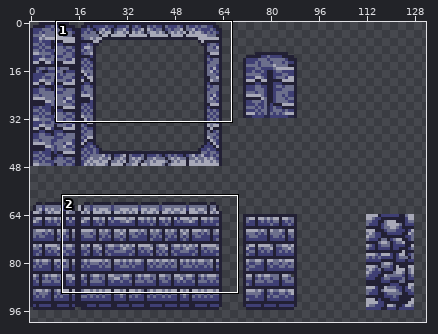
One commit to this sprite sheet: DetentionProject/Assets/Resources/Sprites/Tilesets/TS_dungeon.png. The picture above shows the old version from afar; the outline marks the close-up.
Close-up. First the earlier version:
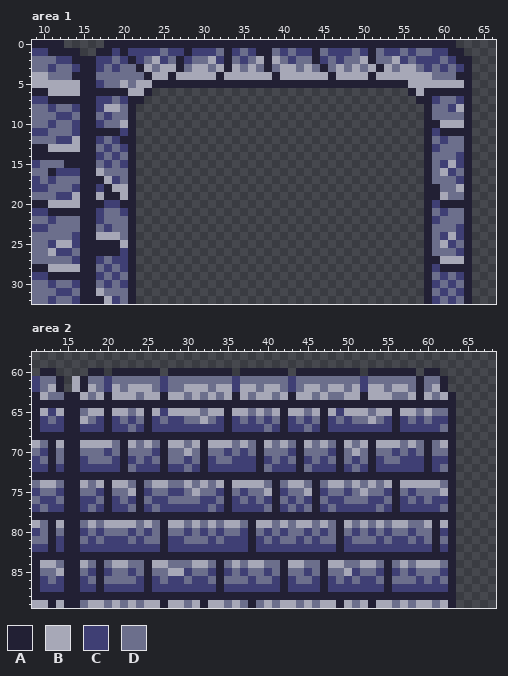
The file is 192x192 pixels. Shown: area 1: x 9..66, y 0..32; area 2: x 11..68, y 58..89. The wide view leaves out empty margins.
Palette (. is transparent): A #222034  B #a7a8b7  C #3f3f74  D #6c6f8c
Pixels before, area 1, first column x 9:
 0 AAAA.....AAAAAAAAAAAAAAAAAAAAAAAAAAAAAAAAAAAAAAAAAAAA..
 1 CCAAAA..AACACCCCDCCACCCDACDCAADCDCCADCCCDCADCCDCDDCCAA.
 2 DDDCCAAACCDCACDBCDACDDBCADCDBABDCDDACDCDDBADDBCDCCCDCAA
 3 DDCDDCAACDCDDABDBBADBBDBABDBDADBBDBDADBDBDBABDBBDCDCDCA
 4 BBDDDAAADDDDDDABBABBBBBABBBBBBABBBBBBABBBBABBBBBBBDDDAA
 5 BBBBBBAACDDBDBBAAAAAAAAAAAAAAAAAAAAAAAAAAAAAAAABBBBBBBA
 6 AABBBBAAAAAABBA................................ABAAAAAA
 7 CCAAAAAACCDCAA..................................AACDDCA
 8 DDCDDCAACBBDA....................................ADDCBA
 9 DDDCCDAADCDDA....................................ADDDDA
10 DDCDDCAACDDBA....................................AABBBA
11 CCDDDCAAAAACA....................................ACAAAA
12 DDDCCBAACDCAA....................................ADCDDA
13 AABBBBAADCDCA....................................ACDDDA
14 AAAAAAAACDCDA....................................ADDDCA
15 CDDDAAAADCDCA....................................ADCBCA
16 DDACCCAABDDDA....................................ADBCDA
17 CDCDDDAAABCDA....................................ADDDCA
18 CCDDDCAACABBA....................................AADDBA
19 DDDCCBAABAABA....................................AABDDA
20 AABBBBAAACCAA....................................ACAAAA
21 CCAAAAAACDDCA....................................ADCDDA
22 DDCDDDAACDDDA....................................ACDDDA
23 CCDDDDAADCDDA....................................ADDDCA
24 DDDDDCAABBBDA....................................ADCBCA
25 DDCBBCAAAAABA....................................ADBCDA
26 DDBCCDAAAAACA....................................ADDDCA
27 DDDDDCAACDCCA....................................AABBBA
28 AABBBBAADCDCA....................................ACAAAA
29 CCAAAAAACDCDA....................................ADCDCA
30 DDCDDCAADCDCA....................................ACDCDA
31 DDDCCDAABDDDA....................................ADCDCA
32 DDCDDCAAABCDA....................................ACDCDA
Pixels before, area 2, first column x 11:
60 .AA....AA.AAAAAA.AAAAAAAA.AAAAAA.AAAAAAAA.AAAAAA.AA..
61 CDDA.BADDCDDDDDDCDDDDDDDDCDDDDDDCDDDDDDDDCDDDDDDADDA.
62 CDBA.BABDCBDBBBDCDDBBBDBBCBBDBBDCDBBDBBDBCBBDBBDADBA.
63 ABDDAABDBABBBDBBABBDBDBDBABDBBDBABBDBDDBBABBBDDBABDBA
64 AAAAAAAAAAAAAAAAAAAAAAAAAAAAAAAAAAAAAAAAAAAAAAAAAAAAA
65 ABCBAADBBABBDBABCBBBBDBBABBDBDBABBDBABCBBBDBBABBDBDDA
66 ACDCAABDCACDCDACDCCDDBDCACDCDCDACDCDACDCDDBDCACDCDCCA
67 ACCCAACCCACCDCACCCCCCCCCACCCCDCACCDCACCCCCCCCACCCCCDA
68 AAAAAAAAAAAAAAAAAAAAAAAAAAAAAAAAAAAAAAAAAAAAAAAAAAAAA
69 BDABAABBBBDABDBDABBDBABBBDBDABDBDABDBDABDBABBBDBDADBA
70 DCADAADDDCDADDDCADDBDADDCDCDADDDCADDDCADBDADDCDCDADDA
71 CDADAACDDDCACDCDADDCDACDDCCCACDCDACDCDADCDACDDCCCACCA
72 CCACAACCCCCADCCCACCDCACCCCCCADCCCADCCCACDCACCCCCCACDA
73 AAAAAAAAAAAAAAAAAAAAAAAAAAAAAAAAAAAAAAAAAAAAAAAAAAAAA
74 DBBDAABDBABBDADBBDDBDBDBABBBBDADBBDADBBDBDBDBABBBBBDA
75 CDDCAADDCADDBACDDCCDBDDCADCDDBACDDBACDDCDBDDCADCDDDBA
76 DCCDAACCDACDCADCCDDDDCCDACDCDCADCDCADCCDDDCCDACDCDCCA
77 CDCCAACDCACCDACDCCCCCCDCACCCCDACDCDACDCCCCCDCACCCCCDA
78 AAAAAAAAAAAAAAAAAAAAAAAAAAAAAAAAAAAAAAAAAAAAAAAAAAAAA
79 BDABAADBDBBBBDBDABBDBDBDBBDABBDBDBBDBDABDBDBDBBDDBABA
80 CDADAACDCDDDCDCDADDCDCDCDDCADCDCDDCDCDADCDCDCDDCDDACA
81 DDACAADCDCCCDCDDACCDDDCDCCCACDCDDCDCDDACDDDCDCCDCDADA
82 CCACAACCCCCCCCCCACCCCCCCCCCACCCCCCCCCCACCCCCCCCCCCACA
83 AAAAAAAAAAAAAAAAAAAAAAAAAAAAAAAAAAAAAAAAAAAAAAAAAAAAA
84 ABBDAABDADBBDDABBDDDBBDADBDBBDDABBDDABBDDBBDADBDBBBDA
85 ADDBAADCACDDCDADDBBCDDCACDCDDCDADDCDADDBCDDCACDCDDDCA
86 ACDCAACDADDDDCACDCCDCCDADDDCDDCACDDCACDCDCCDADDDCDCDA
87 ACCCAACCACCCCCACCCCCCCCACCCCCCCACCCCACCCCCCCACCCCCCCA
88 AAAAAAAAAAAAAAAAAAAAAAAAAAAAAAAAAAAAAAAAAAAAAAAAAAAAA
89 BBABAADBBDBDBDBBABBDBABBDBDADBDBBDBDBBABDBABBDBDBBDBA
The result:
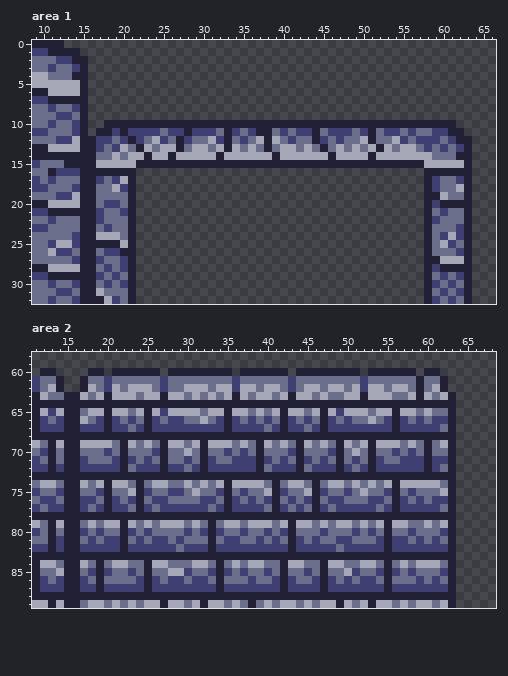
From old to new:
Area 1:
y 0: x 18..61 AAAAAAAAAAAAAAAAAAAAAAAAAAAAAAAAAAAAAAAAAAAA -> ............................................
y 1: x 17..62 AACACCCCDCCACCCDACDCAADCDCCADCCCDCADCCDCDDCCAA -> ..............................................
y 2: x 16..63 ACCDCACDBCDACDDBCADCDBABDCDDACDCDDBADDBCDCCCDCAA -> ................................................
y 3: x 16..63 ACDCDDABDBBADBBDBABDBDADBBDBDADBDBDBABDBBDCDCDCA -> ................................................
y 4: x 16..63 ADDDDDDABBABBBBBABBBBBBABBBBBBABBBBABBBBBBBDDDAA -> ................................................
y 5: x 16..63 ACDDBDBBAAAAAAAAAAAAAAAAAAAAAAAAAAAAAAAABBBBBBBA -> ................................................
y 6: x 16..23 AAAAABBA -> ........; x 56..63 ABAAAAAA -> ........
y 7: x 16..22 ACCDCAA -> .......; x 57..63 AACDDCA -> .......
y 8: x 16..21 ACBBDA -> ......; x 58..63 ADDCBA -> ......
y 9: x 16..21 ADCDDA -> ......; x 58..63 ADDDDA -> ......
y 10: x 16..20 ACDDB -> ..AAA; x 22..57 .................................... -> AAAAAAAAAAAAAAAAAAAAAAAAAAAAAAAAAAAA; x 60..63 BBBA -> AA..
y 11: x 16 A -> .; x 19..58 ACA....................................A -> CACCCCDCCACCCDACDCAADCDCCADCCCDCADCCDCDD; x 60 A -> C; x 63 A -> .
y 12: x 18..20 DCA -> CDC; x 22..62 ....................................ADCDD -> CDBCDACDDBCADCDBABDCDDACDCDDBADDBCDCCCDCA
y 13: x 17..60 DCDCA....................................ACD -> CDCBDABDBBADBBDBABDBDADBBDBDADBDBDBABDBBDCDC; x 62 D -> C
y 14: x 17 C -> D; x 19 C -> B; x 21..58 A....................................A -> BBABBABBBBBABBBBBBABBBBBBABBBBABBBBBBB; x 62 C -> A
y 15: x 17..60 DCDCA....................................ADC -> BBBBBAAAAAAAAAAAAAAAAAAAAAAAAAAAAAAAAAAAABBB; x 62 C -> B
y 16: x 17..20 BDDD -> AAAA; x 59..62 DBCD -> AAAA
y 17: x 17..18 AB -> CD; x 20 D -> B; x 59 D -> C
y 18: x 17..18 CA -> DD; x 20 B -> C; x 59 A -> C
y 19: x 17..20 BAAB -> DDDD
y 20: x 17 A -> D; x 20 A -> D
y 26: x 17..20 AAAC -> DCCA
y 27: x 19 C -> D
Area 2:
y 61..62: x 16 B -> .
y 79: x 22 B -> A; x 27 A -> B; x 33 B -> A; x 38 A -> B; x 43 D -> A; x 49 A -> B; x 55 D -> A; x 61 A -> D
y 80: x 22 D -> A; x 27 A -> D; x 33 D -> A; x 38 A -> D; x 43 D -> A; x 45 C -> D; x 49 A -> D; x 55 C -> A; x 61 A -> D
y 81: x 22 C -> A; x 26..28 DAC -> CCD; x 33 C -> A; x 37..38 CA -> DD; x 43 D -> A; x 49 A -> C; x 55 D -> A; x 61 A -> C
y 82: x 22 C -> A; x 27 A -> C; x 29 C -> D; x 33 C -> A; x 38 A -> C; x 43 C -> A; x 49 A -> D; x 55 C -> A; x 61 A -> C
Changed places in both close-ups, as pixel boxes (x1, y1, x2, y2):
changed: (88, 40, 472, 208)
changed: (96, 248, 128, 264)
erased: (72, 376, 80, 392)
changed: (120, 520, 128, 552)
changed: (152, 520, 344, 552)
changed: (384, 520, 392, 552)
changed: (432, 520, 440, 552)
